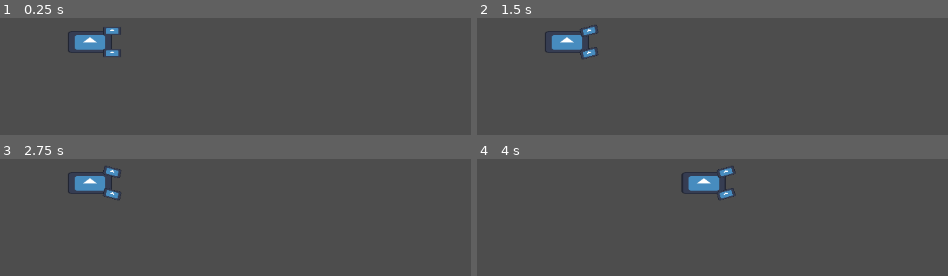
Above: before the commit, frames 1-4 (two rows, left to right).
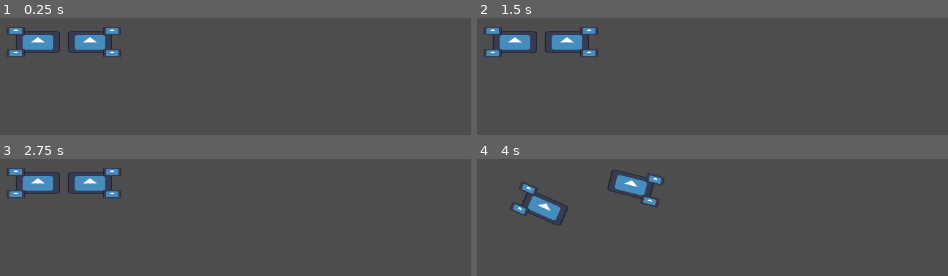
Above: after the commit, the same moments.

Repository: ctrostel90/city_fire
Game: Godot game, scene res://base_scene.tscn
The game is run twice, just before and just after one commit, with the same random seed, the same clock (stepped at 60 frames per second) and the same inputs. The engine's default icon, where the game draws it, is replaced by a stand-in: a white triangle on a blue panel in a dark square.
Inputs:
- Up to frame 1 (0.25 s): no input
- Up to frame 2 (1.5 s): tap Enter at 0.5 s; hold D (steer_right) 0.53-1.28 s; hold S (braking) 0.53-1.28 s; tap Space at 1.25 s; hold A (steer_left) from 1.28 s (still down); tap S (braking) at 1.35 s
- Up to frame 3 (2.75 s): tap Enter at 2 s; release A (steer_left) at 2.03 s; hold D (steer_right) from 2.03 s (still down); hold Down (braking_tiller) from 2.03 s (still down); tap S (braking) at 2.3 s
- Up to frame 4 (4 s): tap Space at 2.75 s; release D (steer_right) at 2.78 s; release Down (braking_tiller) at 2.78 s; hold W (accelerate) 2.78-3.53 s; tap S (braking) at 2.85 s; hold A (steer_left) from 3.53 s (still down); hold S (braking) from 3.53 s (still down)

The runs differ from the first frame. In frame 1, 1.4% of the frame differs, in the area x 1-13%, y 7-34%; in frame 2, 1.6%; in frame 3, 1.6%; in frame 4, 4.5%, in the area x 7-55%, y 5-57%.

Commit message:
some ai bs

Diff:
--- a/city-fire/base_scene.tscn
+++ b/city-fire/base_scene.tscn
@@ -33,5 +33,30 @@
 scale = Vector2(0.2, 0.1)
 texture = ExtResource("1_57xsf")
 
+[node name="Tiller" type="RigidBody2D" parent="." unique_id=497465693]
+position = Vector2(382, 192)
+gravity_scale = 0.0
+linear_damp = 3.0
+
+[node name="Sprite2D" type="Sprite2D" parent="Tiller" unique_id=844457224]
+scale = Vector2(0.5, 0.25)
+texture = ExtResource("1_57xsf")
+
+[node name="CollisionShape2D" type="CollisionShape2D" parent="Tiller" unique_id=72078872]
+shape = SubResource("RectangleShape2D_qcxwf")
+
+[node name="front_wheel" type="Node2D" parent="Tiller" unique_id=1596056449]
+
+[node name="left" type="Sprite2D" parent="Tiller/front_wheel" unique_id=347808771]
+position = Vector2(-32, -16)
+scale = Vector2(0.2, 0.1)
+texture = ExtResource("1_57xsf")
+
+[node name="right" type="Sprite2D" parent="Tiller/front_wheel" unique_id=254810393]
+position = Vector2(-32, 16)
+scale = Vector2(0.2, 0.1)
+texture = ExtResource("1_57xsf")
+
 [node name="PinJoint2D" type="PinJoint2D" parent="." unique_id=897865390]
 node_a = NodePath("../Engine")
+node_b = NodePath("../Tiller")
--- a/city-fire/player.gd
+++ b/city-fire/player.gd
@@ -1,61 +1,41 @@
 class_name player
 extends RigidBody2D
-
-@export var wheel_base := 64
-@export var engine_power := 900
-@export var steering_limits := Vector2(-45, 45)
-
-var steering_angle := 15.0
-var acceleration := Vector2.ZERO
-var friction := -55
-var drag = -0.06
-var steer_direction
-var braking := -450.0
-var max_speed_reverse := 250
 
 @onready var left_wheel: Sprite2D = $front_wheel/left
 @onready var right_wheel: Sprite2D = $front_wheel/right
 
+## --- Tuning ---
+@export var engine_power: float = 800.0
+@export var brake_force: float = 600.0
+@export var turn_speed: float = 2.0 # radians/sec
+@export var friction: float = 0.95 # velocity damping (0-1)
+@export var min_speed_to_turn: float = 20.0 # prevents spinning in place
+@export var device_id: int = 0 # 0 = player 1, 1 = player 2
 
-func _ready() -> void:
-	gravity_scale = 0
+var steer_angle: float = 0.0
 
 
 func _physics_process(delta: float) -> void:
-	get_input()
-	#apply_friction(delta)
+	var throttle = Input.get_action_strength("accelerate", false)
+	var brake = Input.get_action_strength("braking", false)
+	var steer = Input.get_axis("steer_left", "steer_right")
 
+	# --- Drive force ---
+	# Push in the direction the body is currently facing
+	var facing = transform.x
+	if throttle > 0.0:
+		apply_central_force(facing * throttle * engine_power)
 
-func apply_friction(delta):
-	return
-	#if acceleration == Vector2.ZERO and velocity.length() < 50:
-	#	velocity = Vector2.ZERO
-	#var friction_force = velocity * friction * delta
-	#var drag_force = velocity * velocity.length() * drag * delta
-	#acceleration += drag_force + friction_force
+	# --- Braking ---
+	# Oppose current velocity directly
+	if brake > 0.0:
+		apply_central_force(-linear_velocity.normalized() * brake * brake_force)
 
-
-func get_input() -> void:
-	var dir := Input.get_axis("steer_left", "steer_right") # / 2.0 + 0.5
-	steer_direction = dir * deg_to_rad(steering_angle)
-	left_wheel.rotation = steer_direction
-	right_wheel.rotation = steer_direction
-	if Input.is_action_pressed("accelerate"):
-		apply_central_force(Vector2.from_angle(steer_direction) * engine_power)
-	if Input.is_action_pressed("braking"):
-		acceleration = transform.x * braking
-
-
-func calculate_steering(delta):
-	return
-	#var rear_wheel := position - transform.x * wheel_base / 2.0
-	#var front_wheel := position + transform.x * wheel_base / 2.0
-	#rear_wheel += velocity * delta
-	#front_wheel += velocity.rotated(steer_direction) * delta
-	#var new_heading := (front_wheel - rear_wheel).normalized()
-	#var direction := new_heading.dot(velocity.normalized())
-	#if direction > 0:
-	#	velocity = new_heading * velocity.length()
-	#else:
-	#	velocity = -new_heading * min(velocity.length(), max_speed_reverse)
-	#rotation = new_heading.angle()
+	var speed = linear_velocity.length()
+	var speed_factor = clamp(speed / 100.0, 0.0, 1.0)
+	if speed > min_speed_to_turn:
+		angular_velocity = steer * turn_speed * speed_factor
+	# --- Friction ---
+	# Bleed off lateral (sideways) velocity to prevent infinite sliding
+	var lateral = transform.y * linear_velocity.dot(transform.y)
+	linear_velocity -= lateral * (1.0 - friction)
